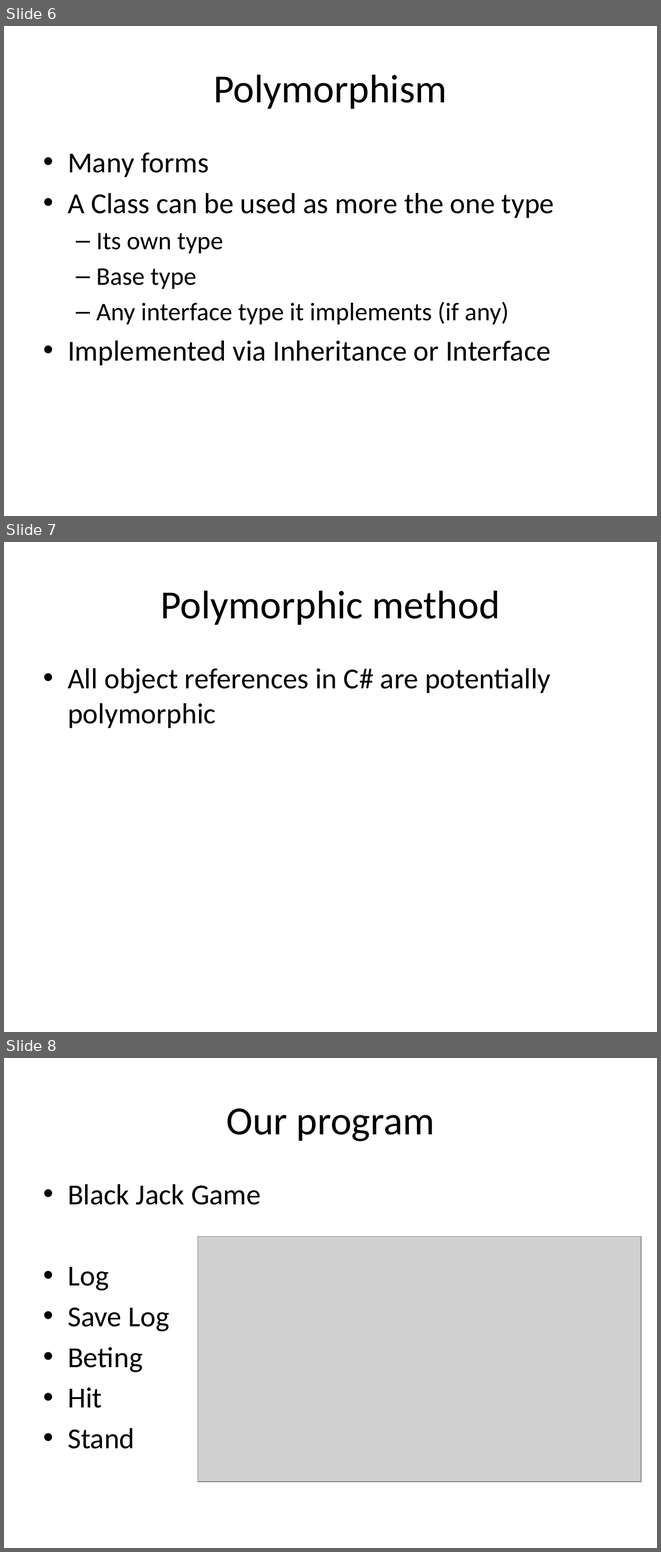
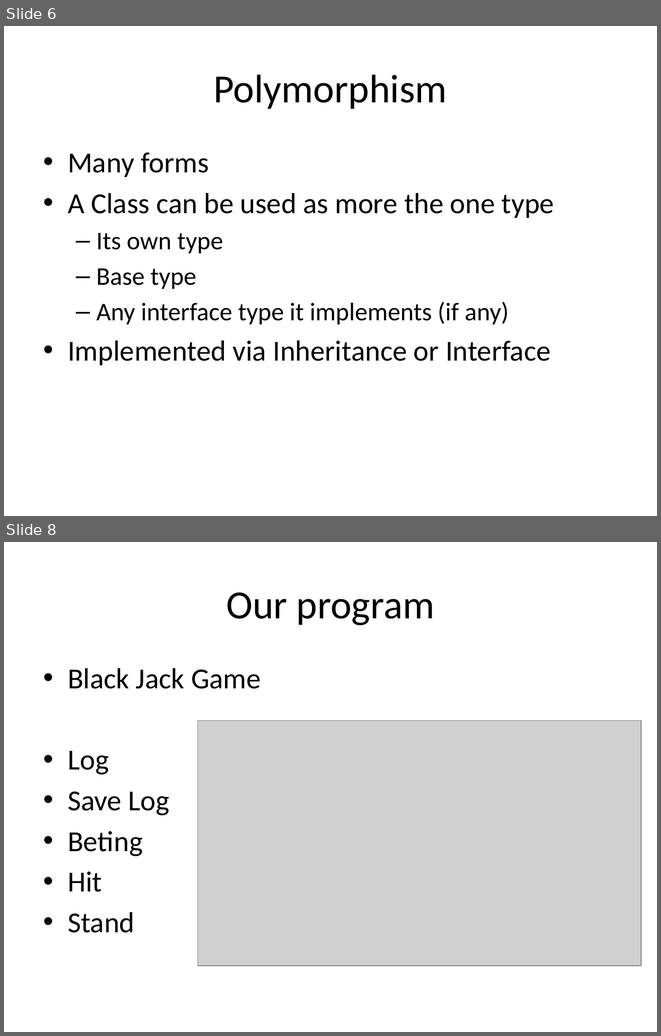
Before and after one commit to isurup/kalle-martin-group, a slide deck: OOPExam/02 Inheritance and Polymorphism.pptx. Shown one above the other, each under a label of ours: slides 6, 7 and 8 before the commit, slides 6 and 8 after it; the slides between them are not shown. The pictures are 661x1552 and 661x1036 pixels, drawn with LibreOffice and Linux fonts; fonts in the diff are those of the drawing; grey boxes stand for pictures. Boxes give left, top, right and bottom in pixels: in the first picture for what was removed or moved away, otherwise in the second. Text is boxed around its words. In the diff, an @@ line names an element or a change of style, - is before the commit and + after.

```diff
--- a/OOPExam/02 Inheritance and Polymorphism.pptx
+++ b/OOPExam/02 Inheritance and Polymorphism.pptx
@@ slide 7 removed at (4,542,657,1032), background #FFFFFF @@
@@ title removed at (160,590,500,625) @@
-Polymorphic method
@@ text removed at (68,668,550,728) @@
-• All object references in C# are potentially polymorphic
```
Also in this commit, not shown: 2 slides changed, 1 slide added.
